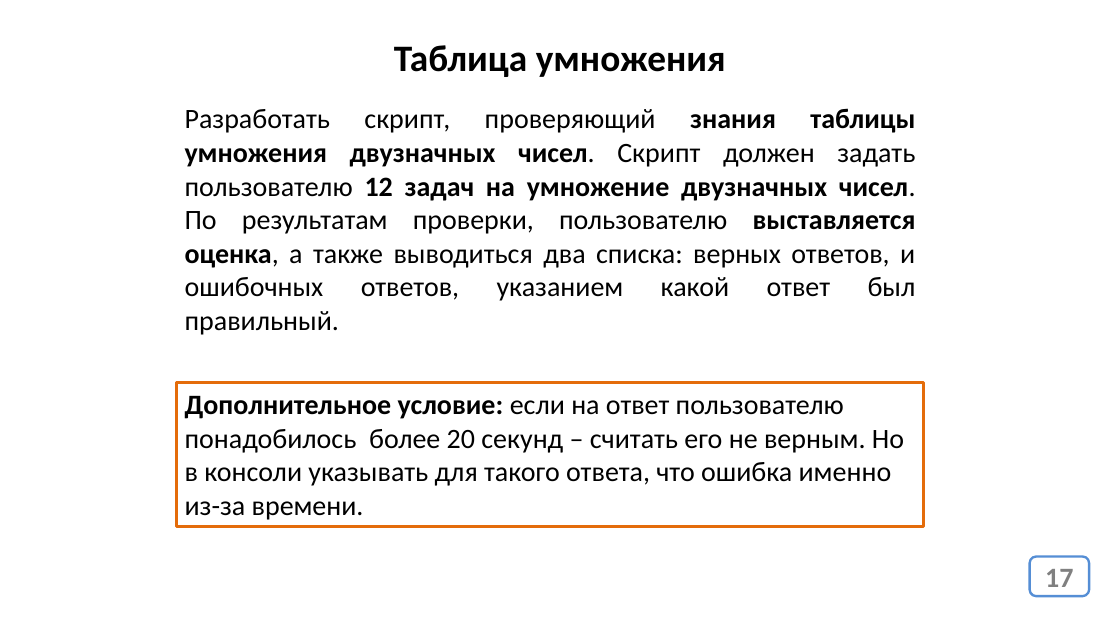
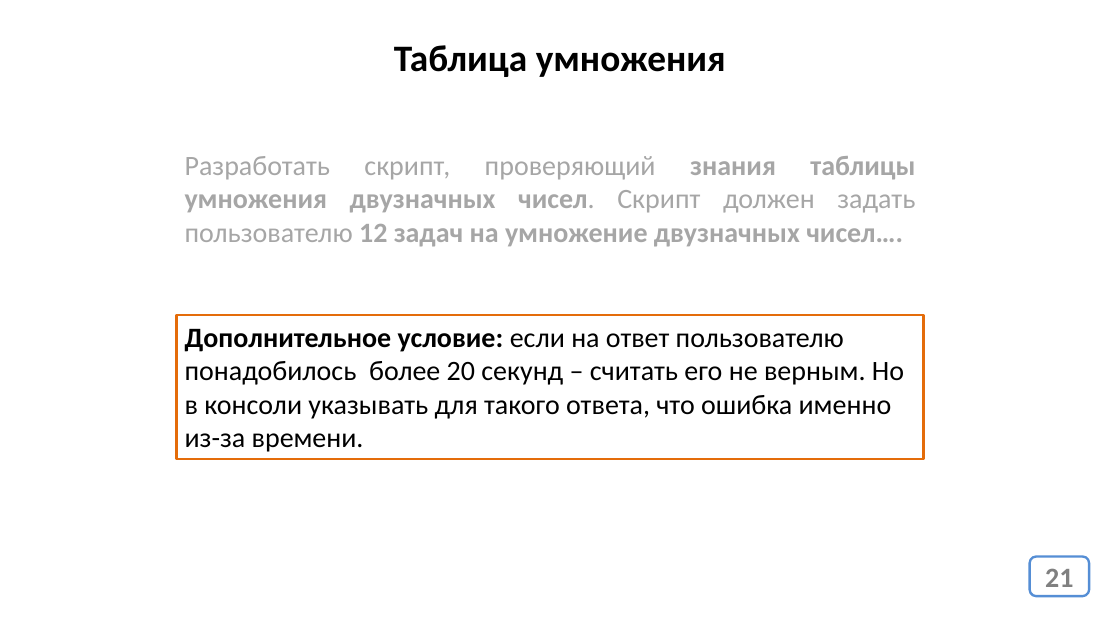
Before and after one commit to javascript-course-18-ortdnipro/lesson06, a slide deck: slide 21 of lesson06.pptx (slide 17 before the commit). Drawn at 1120x630 pixels with LibreOffice and Linux fonts; fonts in the diff are those of the drawing. Boxes give left, top, right and bottom in pixels: in the first picture for what was removed or moved away, otherwise in the second. Text is boxed around its words. In the diff, an @@ line names an element or a change of style, - is before the commit and + after.

```diff
--- a/lesson06.pptx
+++ b/lesson06.pptx
@@ text at (x1=185, y1=156, x2=915, y2=247): text changed; text colour #000000 to #A6A6A6; bold on @@
-Разработать скрипт, проверяющий знания таблицы умножения двузначных чисел. Скрипт должен задать пользователю 12 задач на умножение двузначных чисел. По результатам проверки, пользователю выставляется оценка, а также выводиться два списка: верных ответов, и ошибочных ответов, указанием какой ответ был правильный.
+Разработать скрипт, проверяющий знания таблицы умножения двузначных чисел. Скрипт должен задать пользователю 12 задач на умножение двузначных чисел….
@@ rectangle "Дополнительное условие: если на ответ ..." moved from (x1=176, y1=382, x2=924, y2=527) to (x1=176, y1=315, x2=924, y2=460) @@
@@ page number at (x1=1045, y1=568, x2=1073, y2=587): text changed @@
-17
+21
```
Also in this commit, not shown: 2 other slides changed, 4 slides added, 1 other file.
